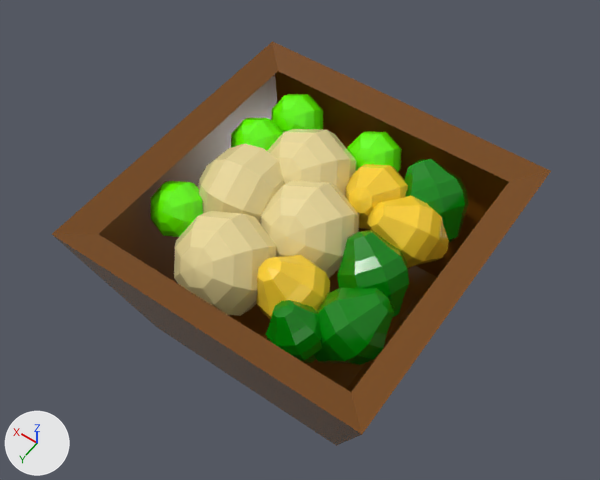
The FBX model Assets/Models/Fruit Basket 2.fbx: old version first, new version second.
Rendered twice from a camera (50 mm lens) standing at (-0.0163, 0.0237, 0.0441) and looking at (0.0009, -0.0004, 0.0063). Arrows for +X, +Y and +Z are at lower left; the lights stay in place. The older version comes first. Where no turn or scale is listed for an object, it has been applied to the vertices. Vertices at exactly the same position are counted once.
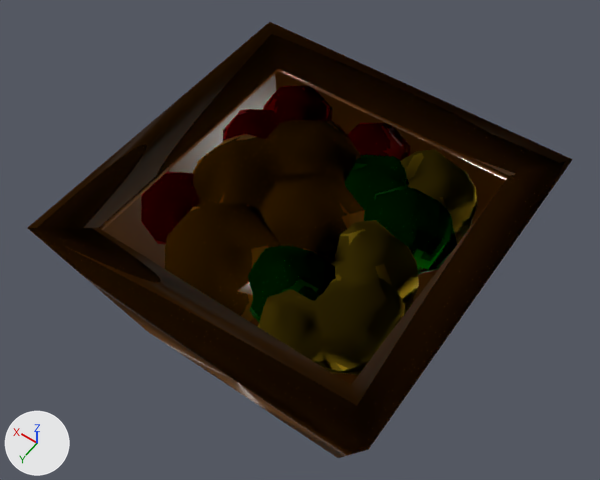
Boxes (x1, y1, x2, y2) around the edits, measured in the pictures (600 x 480 px):
'pSphere16', reshaped (9% wider, 8% taller): before (52, 41, 551, 446); after (28, 22, 573, 458)
'pCube2', added (mostly hidden): after (321, 92, 503, 219)
part 1 of me_mesh, added: after (28, 22, 573, 458)
part 2 of me_mesh, surface changed: before (151, 94, 468, 365)

Patch to the scene script:
```diff
--- a/Assets/Models/Fruit Basket 2.fbx.py
+++ b/Assets/Models/Fruit Basket 2.fbx.py
@@ me_mesh @@
 # used by ob_psphere16; location = (0.0, 0.0, 0.00638)
-me_mesh.from_pydata(...)  # 886 vertices, 973 faces; spans x -0.0095..0.0095, y -0.0095..0.0095, z -0.0062..0.0047
+me_mesh.from_pydata(...)  # 1776 vertices, 1954 faces; spans x -0.0102..0.0102, y -0.0102..0.0102, z -0.0067..0.0053
+# me_mesh part 1: 890 vertices added at x -0.0102..0.0102, y -0.0102..0.0102, z -0.0067..0.0053
+# me_mesh part 2: 960 kept faces spanning x -0.0073..0.0085, y -0.0083..0.0073, z -0.0011..0.0047 get new texture (UV) coordinates
 me_mesh.materials.append(mat_aistandardsurface1)
@@ me_mesh_1 @@
+me_mesh_1.from_pydata(...)  # 886 vertices, 973 faces; spans x -0.0095..0.0095, y -0.0095..0.0095, z -0.0062..0.0047
+me_mesh_1.materials.append(mat_aistandardsurface1)  # picture img_atlas_png
@@ ob_pcube2 @@
+ob_pcube2 = bpy.data.objects.new('pCube2', me_mesh_1)
+ob_pcube2.location = (0.0, 0.0, 0.00638)
```
